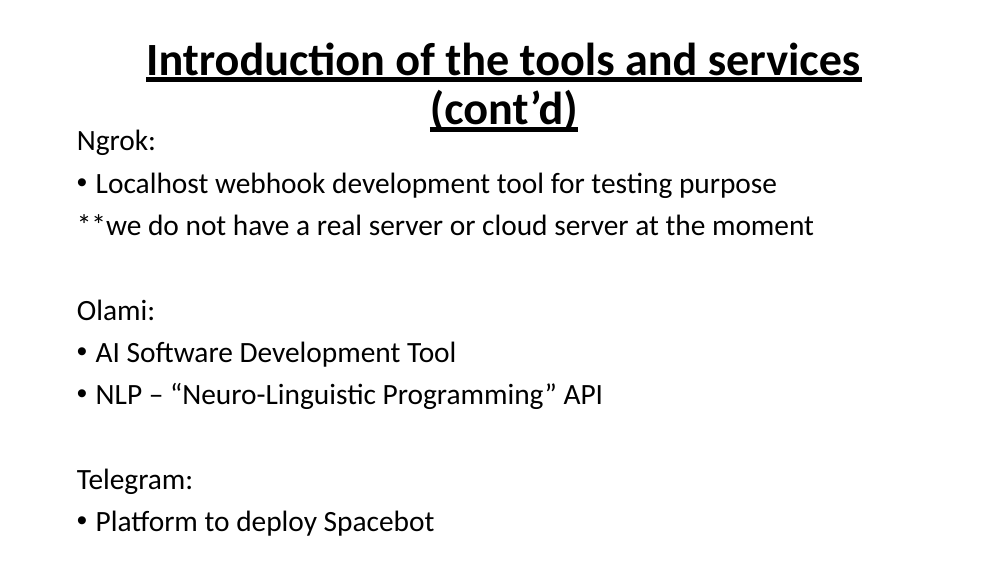
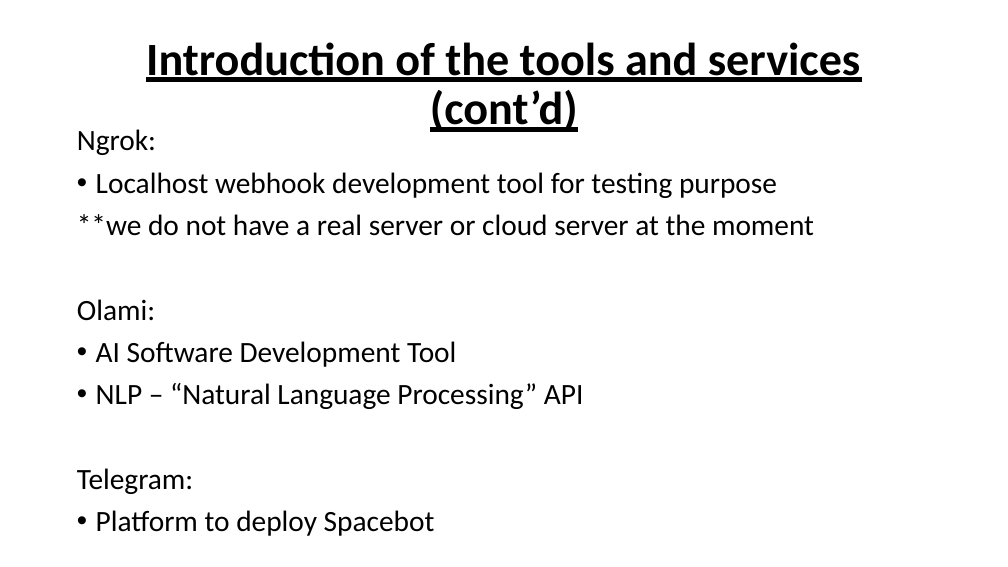
Before and after one commit to casey46ckc/Asso-yr2-FYP, a slide deck: slide 14 of fyp powerpoint/Fyp_revised_v1.1.pptx. Drawn at 1008x567 pixels with LibreOffice and Linux fonts; fonts in the diff are those of the drawing; background and template pictures are left out. Boxes give left, top, right and bottom in pixels: in the first picture for what was removed or moved away, otherwise in the second. Text is boxed around its words. In the diff, an @@ line names an element or a change of style, - is before the commit and + after.

```diff
--- a/fyp powerpoint/Fyp_revised_v1.1.pptx
+++ b/fyp powerpoint/Fyp_revised_v1.1.pptx
@@ text at <box>96,383,584,409</box>: text changed @@
-• NLP – “Neuro-Linguistic Programming” API
+• NLP – “Natural Language Processing” API
```
Also in this commit, not shown: 1 other file.
